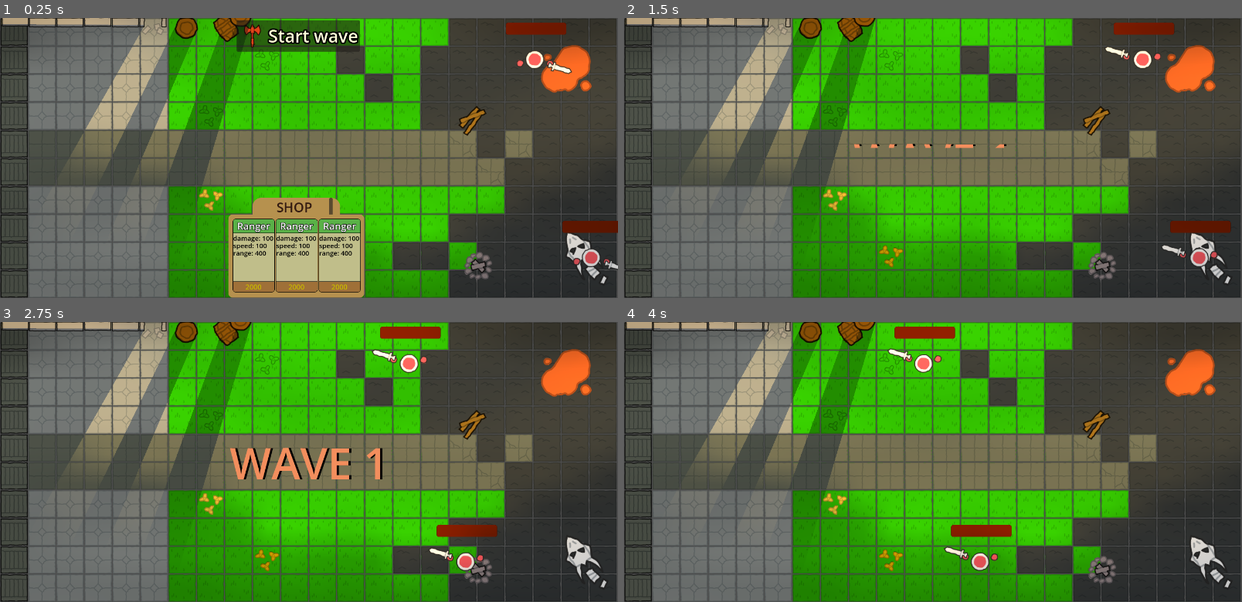
Above: before the commit, frames 1-4 (two rows, left to right).
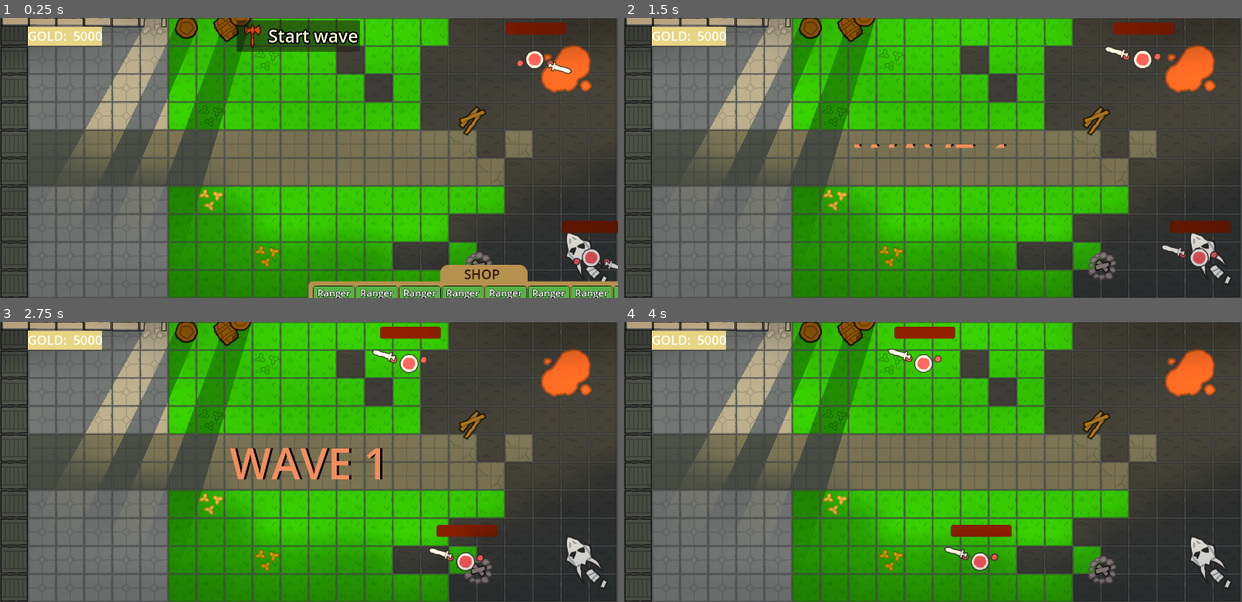
Above: after the commit, the same moments.

Repository: Piggward/guaxgaming
Game: Godot game, scene res://scenes/level.tscn
Same seed, same stepped clock (60 frames per second), same inputs: the game is played once before the commit and once after it. Sound files missing from this copy of the repository are replaced by a short silence.
Inputs (mouse positions are in pixels of both pictures, inside the frame that each line leads up to):
- Up to frame 1 (0.25 s): no input
- Up to frame 2 (1.5 s): click (957, 208) at 0.52 s; click "Start wave" at 1.25 s
- Up to frame 3 (2.75 s): move the mouse to (444, 448) at 2.02 s; press the mouse at (444, 448) at 2.03 s
- Up to frame 4 (4 s): release the mouse at (1068, 448) at 2.75 s; drag from (809, 476) to (1186, 462) at 2.77 s; move the mouse to (994, 400) at 3.52 s; hold Right mouse button (right_mouse) from 3.53 s (still down); click (994, 400) at 3.8 s

The runs differ from the first frame. In frame 1, 11% of the frame differs, in the area x 4-100%, y 3-100%; in frame 2, 0.8%; in frame 3, 0.8%; in frame 4, 0.8%.

Commit message:
gold counter added, class removed

Diff:
--- a/guax/global/game_manager.gd
+++ b/guax/global/game_manager.gd
@@ -9,37 +9,44 @@
 signal display_information_card(npc: Npc)
 signal ally_promotion(ally: Ally, new_ally: Ally)
 signal ally_purchased(ally: Ally)
+
+signal player_gold_updated(new_gold: int)
 # Called when the node enters the scene tree for the first time.
 func _ready():
-	ally_purchased.connect(on_purchase)
+	ally_purchased.connect(on_ally_purchased)
 	ally_promotion.connect(on_ally_promotion)
 	player_gold = 5000
 	player_health = 100
 	pass # Replace with function body.
 
-func can_purchase(ally: Ally) -> bool:
-	if !PlayerControlManager.can_drag():
-		print("player is busy")
-		return false
+func can_purchase(cost: int) -> bool:
+	return PlayerControlManager.can_drag() && can_afford(cost) && can_shop()
 
-	if ally.cost > GameManager.player_gold:
-		print("player cant afford")
-		return false
+func on_ally_purchased(ally: Ally):
+	transaction(ally.cost)
+	player_allies.append(ally)
 
-	if TurnManager.current_phase.phase != TurnPhase.Phase.SHOPPING:
-		print("Not in shop phase")
-		return false
-
-	return true
-
-func on_purchase(ally: Ally):
-	player_gold -= ally.cost
-	player_allies.append(ally)
-	print(player_gold)
+func transaction(cost: int):
+	player_gold -= cost
+	player_gold_updated.emit(player_gold)
 
 func on_ally_promotion(ally: Ally, new_ally: Ally):
+	# TODO: Implement transaction of rubies
 	var parent = ally.get_parent()
 	parent.add_child(new_ally)
 	new_ally.global_position = ally.global_position
 	parent.remove_child(ally)
+	ally.promoting.emit(ally, new_ally)
+	var ally_index = player_allies.find(ally)
+	player_allies[ally_index] = new_ally
 	ally.queue_free()
+
+
+func can_upgrade(ally: Ally) -> bool:
+	return can_shop() and can_afford(ally.upgrade.cost)
+
+func can_shop() -> bool:
+	return TurnManager.current_phase.phase == TurnPhase.Phase.SHOPPING
+
+func can_afford(cost: int) -> bool:
+	return GameManager.player_gold > cost
--- a/guax/resources/classes/class.gd
+++ /dev/null
@@ -1,12 +0,0 @@
-class_name Class
-extends Resource
-
-@export var cost: int
-@export var upgrade: Upgrade
-@export var class_upgrades: Array[Class]
-@export var class_scene_path: String
-
-
-func get_class_upgrade_instance() -> Ally:
-	var class_scene = load("res://scenes/allies/" + class_scene_path + ".tscn")
-	return class_scene.instantiate()
--- a/guax/resources/classes/marksman_class.tres
+++ /dev/null
@@ -1,11 +0,0 @@
-[gd_resource type="Resource" script_class="Class" load_steps=3 format=3 uid="uid://b80coxu8ihmp1"]
-
-[ext_resource type="Script" path="res://resources/classes/class.gd" id="1_fml8g"]
-[ext_resource type="Resource" uid="uid://cb4ckwy2xe6p" path="res://resources/upgrades/ranger_upgrade.tres" id="3_p6enb"]
-
-[resource]
-script = ExtResource("1_fml8g")
-cost = 0
-upgrade = ExtResource("3_p6enb")
-class_upgrades = Array[ExtResource("1_fml8g")]([])
-class_scene_path = "ranger/marksman"
--- a/guax/resources/classes/ranger_class.tres
+++ /dev/null
@@ -1,12 +0,0 @@
-[gd_resource type="Resource" script_class="Class" load_steps=4 format=3 uid="uid://61nduhlmdrqh"]
-
-[ext_resource type="Script" path="res://resources/classes/class.gd" id="1_wf1ij"]
-[ext_resource type="Resource" uid="uid://b80coxu8ihmp1" path="res://resources/classes/marksman_class.tres" id="2_0qo5e"]
-[ext_resource type="Resource" uid="uid://cb4ckwy2xe6p" path="res://resources/upgrades/ranger_upgrade.tres" id="3_4ohru"]
-
-[resource]
-script = ExtResource("1_wf1ij")
-cost = 0
-upgrade = ExtResource("3_4ohru")
-class_upgrades = Array[ExtResource("1_wf1ij")]([ExtResource("2_0qo5e"), ExtResource("2_0qo5e"), ExtResource("2_0qo5e")])
-class_scene_path = "ranger/ranger"
--- a/guax/resources/upgrades/ranger_upgrade.tres
+++ b/guax/resources/upgrades/ranger_upgrade.tres
@@ -4,7 +4,7 @@
 
 [resource]
 script = ExtResource("1_oq3xn")
-cost = 0
+cost = 500
 bonus_health = 10
 bonus_damage = 10
 bonus_range = 10.0
--- a/guax/scenes/allies/mage/mage.tscn
+++ b/guax/scenes/allies/mage/mage.tscn
@@ -2,7 +2,7 @@
 
 [ext_resource type="PackedScene" uid="uid://c333vpdqm6vuj" path="res://scenes/scene_templates/npc_template.tscn" id="1_1ck4v"]
 [ext_resource type="Script" path="res://scripts/ally.gd" id="2_t56v5"]
-[ext_resource type="Script" path="res://resources/classes/promotion.gd" id="3_jreoh"]
+[ext_resource type="Script" path="res://resources/promotions/promotion.gd" id="3_jreoh"]
 [ext_resource type="PackedScene" uid="uid://coy0k3wst2pcj" path="res://scenes/character_sprites/humanoids/basic_purple_human.tscn" id="3_o41n1"]
 [ext_resource type="Resource" uid="uid://ea57yfn7o6gj" path="res://resources/attacks/basic_ranged_attack.tres" id="3_yfy3y"]
 [ext_resource type="Texture2D" uid="uid://bswlqrqrl5ci2" path="res://art/kenney_scribble-dungeons/PNG/Default (64px)/Items/weapon_pole.png" id="4_y57x2"]
--- a/guax/scenes/allies/ranger/marksman.tscn
+++ b/guax/scenes/allies/ranger/marksman.tscn
@@ -2,7 +2,7 @@
 
 [ext_resource type="PackedScene" uid="uid://kbkxkn8p4yjl" path="res://scenes/scene_templates/ally_template.tscn" id="1_l77dx"]
 [ext_resource type="Resource" uid="uid://ea57yfn7o6gj" path="res://resources/attacks/basic_ranged_attack.tres" id="2_c53ej"]
-[ext_resource type="Script" path="res://resources/classes/promotion.gd" id="2_uh56j"]
+[ext_resource type="Resource" uid="uid://cb4ckwy2xe6p" path="res://resources/upgrades/ranger_upgrade.tres" id="2_h3xqx"]
 [ext_resource type="Texture2D" uid="uid://drjxemlp6fypk" path="res://art/AI_test/20b2a804-0e44-49a3-a305-0cadbff55f38.png" id="3_6e7k0"]
 [ext_resource type="Texture2D" uid="uid://12lf0mg7wtd3" path="res://art/kenney_scribble-dungeons/PNG/Default (64px)/Characters/green_hand.png" id="4_ji6o8"]
 [ext_resource type="Texture2D" uid="uid://mcv3rtscdpag" path="res://art/kenney_scribble-dungeons/PNG/Default (64px)/Items/weapon_arrow.png" id="5_gimh3"]
@@ -229,8 +229,7 @@
 [node name="Marksman" instance=ExtResource("1_l77dx")]
 rotation = -0.111155
 cost = 2000
-upgrade = null
-promotion_path = Array[ExtResource("2_uh56j")]([])
+upgrade = ExtResource("2_h3xqx")
 speed = 100
 attack = ExtResource("2_c53ej")
 title = "Marksman"
--- a/guax/scenes/allies/ranger/ranger.tscn
+++ b/guax/scenes/allies/ranger/ranger.tscn
@@ -5,7 +5,7 @@
 [ext_resource type="Resource" uid="uid://cb4ckwy2xe6p" path="res://resources/upgrades/ranger_upgrade.tres" id="2_r8kjx"]
 [ext_resource type="Texture2D" uid="uid://12lf0mg7wtd3" path="res://art/kenney_scribble-dungeons/PNG/Default (64px)/Characters/green_hand.png" id="3_2cyso"]
 [ext_resource type="Texture2D" uid="uid://drjxemlp6fypk" path="res://art/AI_test/20b2a804-0e44-49a3-a305-0cadbff55f38.png" id="3_ce4an"]
-[ext_resource type="Script" path="res://resources/classes/promotion.gd" id="3_meqh2"]
+[ext_resource type="Script" path="res://resources/promotions/promotion.gd" id="3_meqh2"]
 [ext_resource type="PackedScene" uid="uid://cwpltej0y2rkb" path="res://scenes/allies/ranger/marksman.tscn" id="4_pnx5b"]
 [ext_resource type="Texture2D" uid="uid://dfse6le3rh5kv" path="res://art/kenney_scribble-dungeons/PNG/Default (64px)/Items/weapon_bow.png" id="4_vdyar"]
 [ext_resource type="Script" path="res://scripts/npc_states/ally_states/basic_idle_state.gd" id="5_23tlb"]
--- a/guax/scenes/level.tscn
+++ b/guax/scenes/level.tscn
@@ -21,6 +21,7 @@
 [ext_resource type="PackedScene" uid="uid://b8ixl4nnppqyi" path="res://scenes/allies/ranger/ranger.tscn" id="18_e680i"]
 [ext_resource type="PackedScene" uid="uid://dpkuxxq5vnie7" path="res://scenes/shop_2.tscn" id="19_40hc1"]
 [ext_resource type="Script" path="res://scripts/upgrade_card_marker.gd" id="22_smyi1"]
+[ext_resource type="Script" path="res://scripts/gold_display_label.gd" id="22_ywdx1"]
 
 [sub_resource type="TileSetAtlasSource" id="TileSetAtlasSource_4dg0x"]
 texture = ExtResource("1_5n2xs")
@@ -204,6 +205,9 @@
 polygons = Array[PackedInt32Array]([PackedInt32Array(0, 1, 2), PackedInt32Array(3, 4, 0, 2, 5), PackedInt32Array(3, 5, 6)])
 outlines = Array[PackedVector2Array]([PackedVector2Array(0, -1, 1420, -9, 1407, 645, 824, 643, 643, 642, 2, 649)])
 
+[sub_resource type="StyleBoxFlat" id="StyleBoxFlat_jfpfn"]
+bg_color = Color(0.910134, 0.835247, 0.515655, 1)
+
 [node name="Level" type="Node2D"]
 script = ExtResource("1_80x34")
 player_starting_gold = 5000
@@ -386,13 +390,33 @@
 [node name="CanvasLayer" type="CanvasLayer" parent="."]
 
 [node name="Shop2" parent="CanvasLayer" instance=ExtResource("19_40hc1")]
-offset_left = 521.0
-offset_top = 411.0
-offset_right = 521.0
-offset_bottom = 411.0
-items = Array[PackedScene]([ExtResource("18_e680i"), ExtResource("18_e680i"), ExtResource("18_e680i")])
+anchors_preset = 7
+anchor_left = 0.5
+anchor_top = 1.0
+anchor_right = 0.5
+offset_left = -1.0
+offset_top = -76.0
+offset_right = -1.0
+offset_bottom = -76.0
+grow_vertical = 0
+size_flags_vertical = 8
+items = Array[PackedScene]([ExtResource("18_e680i"), ExtResource("18_e680i"), ExtResource("18_e680i"), ExtResource("18_e680i"), ExtResource("18_e680i"), ExtResource("18_e680i"), ExtResource("18_e680i"), ExtResource("18_e680i")])
 
 [node name="UpgradeCardMarker" type="Marker2D" parent="CanvasLayer"]
 z_index = -1
 position = Vector2(63, 127)
 script = ExtResource("22_smyi1")
+
+[node name="GoldUIContainer" type="PanelContainer" parent="CanvasLayer"]
+offset_left = 63.0
+offset_top = 20.0
+offset_right = 156.0
+offset_bottom = 63.0
+theme_override_styles/panel = SubResource("StyleBoxFlat_jfpfn")
+
+[node name="GoldDisplayLabel" type="Label" parent="CanvasLayer/GoldUIContainer"]
+layout_mode = 2
+theme_override_colors/font_color = Color(1, 1, 1, 1)
+theme_override_font_sizes/font_size = 29
+text = "GOLD:      "
+script = ExtResource("22_ywdx1")
--- a/guax/scenes/scene_templates/ally_template.tscn
+++ b/guax/scenes/scene_templates/ally_template.tscn
@@ -3,7 +3,7 @@
 [ext_resource type="PackedScene" uid="uid://c333vpdqm6vuj" path="res://scenes/scene_templates/npc_template.tscn" id="1_u5yn1"]
 [ext_resource type="Script" path="res://scripts/ally.gd" id="2_6o18l"]
 [ext_resource type="Script" path="res://scripts/npc_states/out_of_battle_statemachine.gd" id="3_oj1wb"]
-[ext_resource type="Script" path="res://resources/classes/promotion.gd" id="3_q4lff"]
+[ext_resource type="Script" path="res://resources/promotions/promotion.gd" id="3_q4lff"]
 [ext_resource type="Script" path="res://scripts/npc_states/ally_states/none_state.gd" id="4_77khl"]
 [ext_resource type="Script" path="res://scripts/npc_states/ally_states/placed_state.gd" id="5_26di0"]
 [ext_resource type="Script" path="res://scripts/npc_states/ally_states/draging_state.gd" id="6_7ytyo"]
--- a/guax/scenes/shop_2.tscn
+++ b/guax/scenes/shop_2.tscn
@@ -51,10 +51,6 @@
 text = "SHOP
 "
 
-[node name="Button" type="Button" parent="VBoxContainer/PanelContainer2/HBoxContainer"]
-layout_mode = 2
-size_flags_horizontal = 8
-
 [node name="PanelContainer" type="PanelContainer" parent="VBoxContainer"]
 layout_mode = 2
 theme_override_styles/panel = SubResource("StyleBoxFlat_34lgt")
--- /dev/null
+++ b/guax/scripts/gold_display_label.gd
@@ -0,0 +1,14 @@
+extends Label
+
+var gold_text = "GOLD:  "
+
+# Called when the node enters the scene tree for the first time.
+func _ready():
+	GameManager.player_gold_updated.connect(func(f): self.text = gold_text + str(f))
+	self.text = gold_text + str(GameManager.player_gold)
+	pass # Replace with function body.
+
+
+# Called every frame. 'delta' is the elapsed time since the previous frame.
+func _process(delta):
+	pass
--- a/guax/scripts/shop.gd
+++ b/guax/scripts/shop.gd
@@ -13,6 +13,9 @@
 		var sitem = SHOP_ITEM.instantiate()
 		sitem.npc_scene = item
 		container.add_child(sitem)
+
+	#var offset = self.size.x
+	#position -= offset / 2
 	pass # Replace with function body.
 
 func _on_shop_turn_start():
--- a/guax/scripts/shop_item.gd
+++ b/guax/scripts/shop_item.gd
@@ -25,7 +25,7 @@
 	pass # Replace with function body.
 
 func _on_gui_input(event):
-	if event.is_action_pressed("left_mouse") && !cd && GameManager.can_purchase(store_front) && PlayerControlManager.can_drag():
+	if event.is_action_pressed("left_mouse") && !cd && GameManager.can_purchase(store_front.cost) && PlayerControlManager.can_drag():
 		var ally: Ally = store_front.duplicate()
 		get_tree().root.add_child(ally)
 		ally.out_of_battle_state_machine.current_state.pick_from_shop()
--- a/guax/scripts/upgrade_card.gd
+++ b/guax/scripts/upgrade_card.gd
@@ -12,19 +12,8 @@
 # Called when the node enters the scene tree for the first time.
 func _ready():
 	self.visible = true
-	stats_label.text = "Damage: {dmg}
-Range: {rng}
-Attackspeed: {atsp}
-Base health: {bsh}".format({"dmg": str(ally.attack.damage), "rng": str(ally.attack.range),"atsp": ally.attackspeed, "bsh": ally.maxHealth})
-	upgrade_cost.text = str(ally.upgrade.cost) + " gold"
-	unit_name.text = ally.title + " level: " + str(ally.upgrade_level)
-	for promotion in ally.promotion_path:
-		var cont = VBoxContainer.new()
-		var upgrade_item = UPGRADE_ITEM.instantiate()
-		upgrade_item.promotion = promotion
-		upgrade_item.ally = ally
-		cont.add_child(upgrade_item)
-		promotion_container.add_child(cont)
+	refresh_card()
+	ally.promoting.connect(on_promotion)
 	pass # Replace with function body.
 
 
@@ -35,10 +24,37 @@
 
 
 func _on_upgrade_cost_panel_gui_input(event):
-	if event.is_action_released("left_mouse"):
+	if event.is_action_released("left_mouse") && GameManager.can_purchase(ally.upgrade.cost):
+		GameManager.transaction(ally.upgrade.cost)
 		ally.basic_upgrade()
 		stats_label.text = "Damage: {dmg}
 	Range: {rng}
 	Attackspeed: {atsp}
 	Base health: {bsh}".format({"dmg": str(ally.attack.damage), "rng": str(ally.attack.range),"atsp": ally.attackspeed, "bsh": ally.maxHealth})
 	pass # Replace with function body.
+
+func populate_promotion_container():
+	for promotion in ally.promotion_path:
+		var cont = VBoxContainer.new()
+		var upgrade_item = UPGRADE_ITEM.instantiate()
+		upgrade_item.promotion = promotion
+		upgrade_item.ally = ally
+		cont.add_child(upgrade_item)
+		promotion_container.add_child(cont)
+
+func refresh_card():
+	promotion_container.get_children().map(func(c): c.queue_free())
+	set_display_text()
+	populate_promotion_container()
+
+func on_promotion(from, to):
+	ally = to
+	refresh_card()
+
+func set_display_text():
+	stats_label.text = "Damage: {dmg}
+Range: {rng}
+Attackspeed: {atsp}
+Base health: {bsh}".format({"dmg": str(ally.attack.damage), "rng": str(ally.attack.range),"atsp": ally.attackspeed, "bsh": ally.maxHealth})
+	upgrade_cost.text = str(ally.upgrade.cost) + " gold"
+	unit_name.text = ally.title + " level: " + str(ally.upgrade_level)
Renamed: guax/resources/classes/promotion.gd -> guax/resources/promotions/promotion.gd
Not shown: 1 places in guax/scenes/level.tscn that only renumber resources
